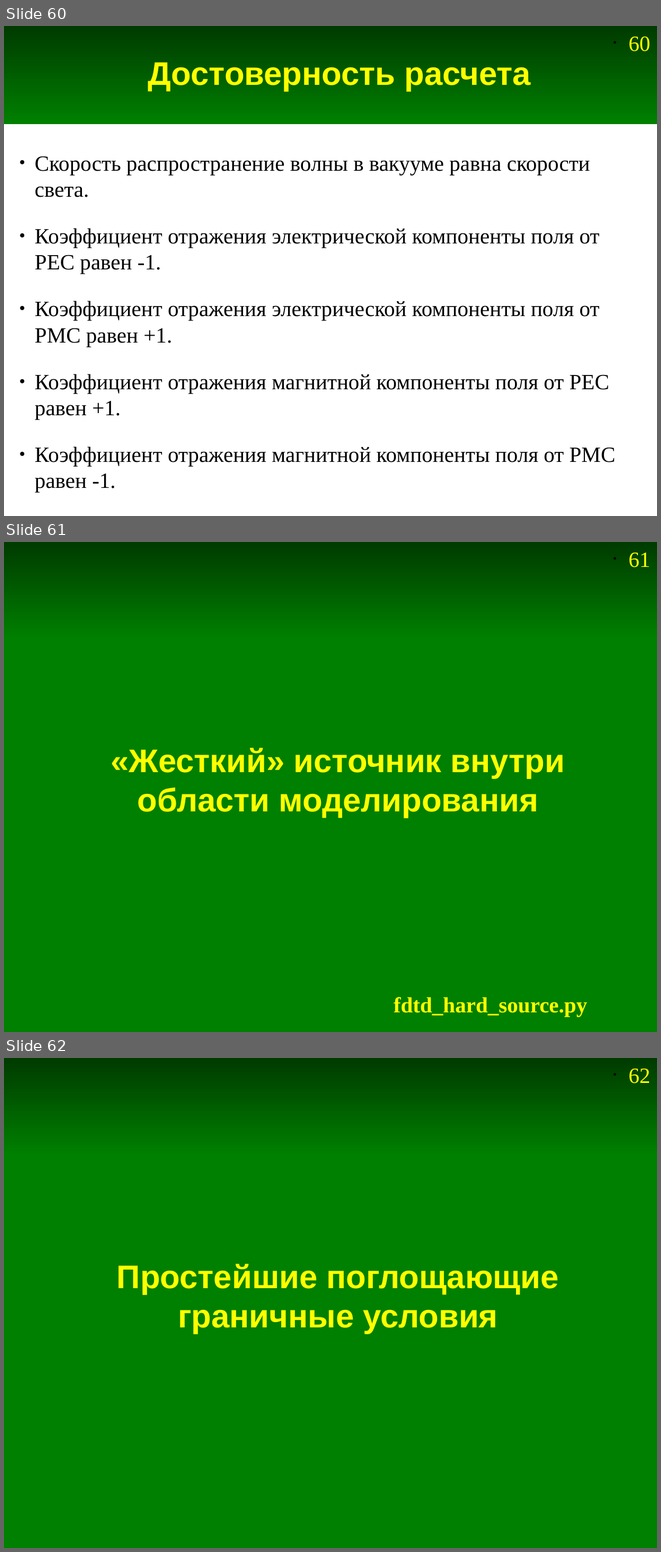
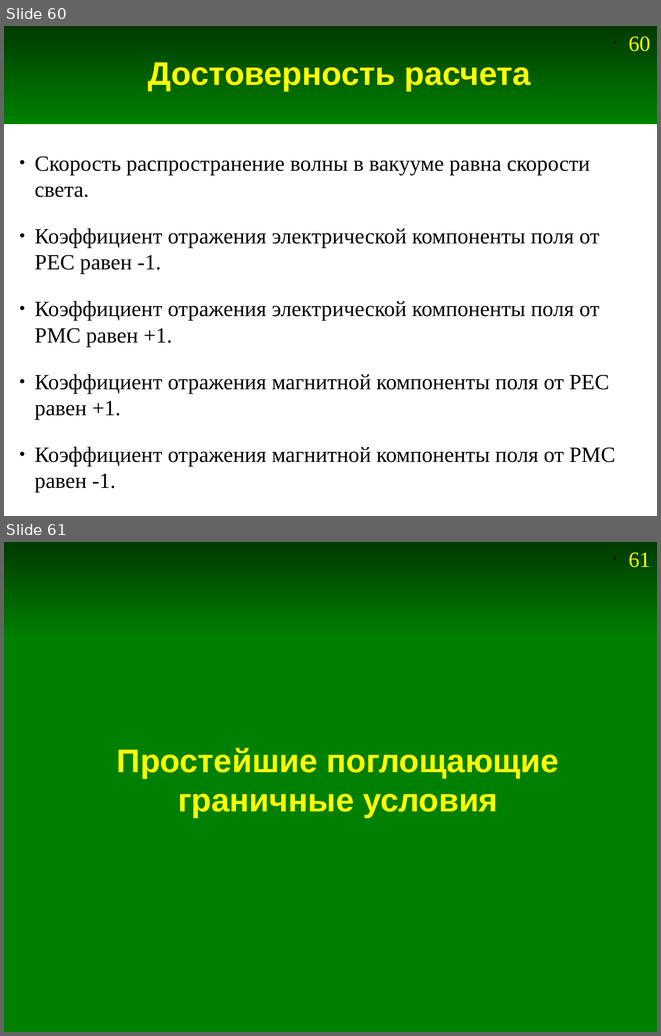
Before and after one commit to andris0147sv/modelling, a slide deck: presentations/2. FDTD.odp. Shown one above the other, each under a label of ours: slides 60, 61 and 62 before the commit, slides 60 and 61 after it. The pictures are 661x1552 and 661x1036 pixels, drawn with LibreOffice and Linux fonts; fonts in the diff are those of the drawing. Boxes give left, top, right and bottom in pixels: in the first picture for what was removed or moved away, otherwise in the second. Text is boxed around its words. In the diff, an @@ line names an element or a change of style, - is before the commit and + after.

Commit message:
Модификация примеров с учетом изначально аддитивного источника

```diff
--- a/presentations/2. FDTD.odp
+++ b/presentations/2. FDTD.odp
@@ slide 61 removed at box(4, 542, 657, 1032), background #FFFFFF; not listed: 2 template elements that a slide beside it also shows @@
@@ rectangle removed at box(4, 637, 657, 1032) @@
@@ title removed at box(111, 748, 565, 818) @@
-«Жесткий» источник внутри области моделирования
@@ text removed at box(394, 997, 587, 1016) @@
-fdtd_hard_source.py
@@ what was slide 62 is now slide 61 @@
@@ page number at box(628, 552, 650, 567): text changed @@
-• 62
+• 61
```
Also in this commit, not shown: 1 slide changed, 12 other files.
